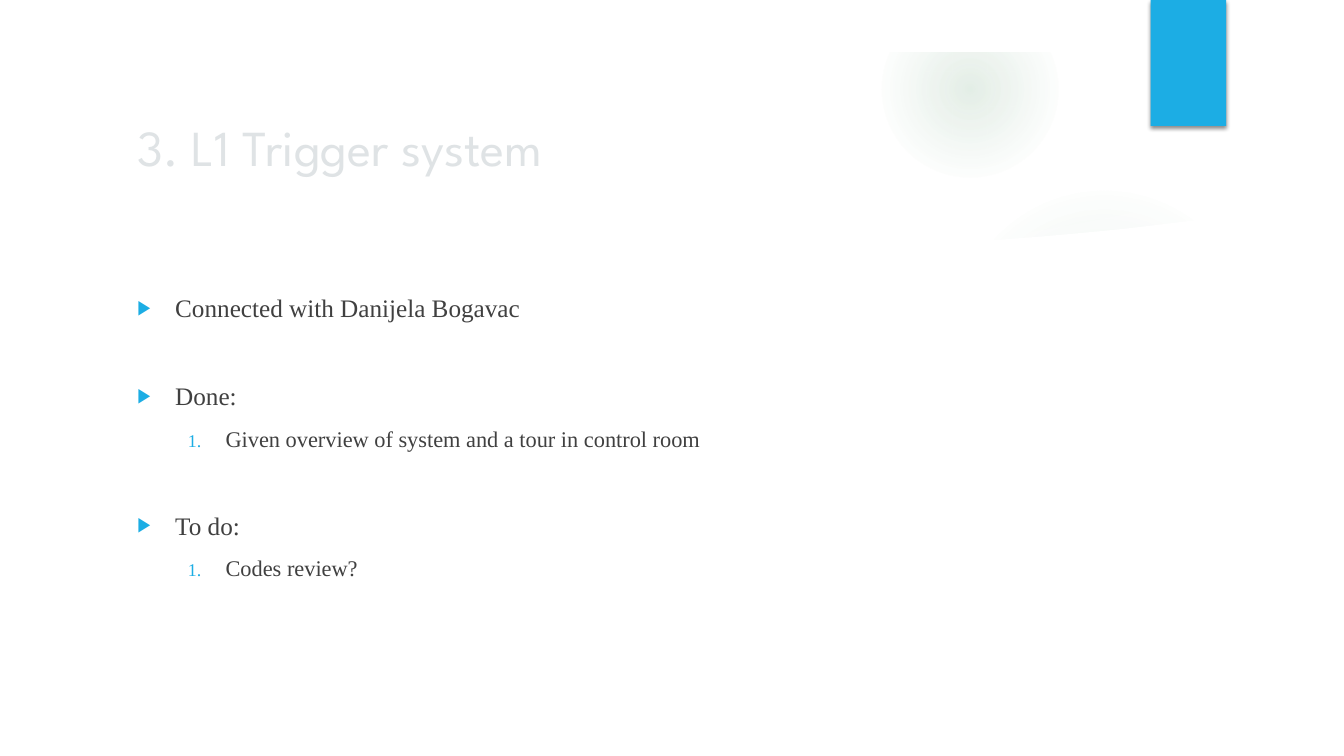
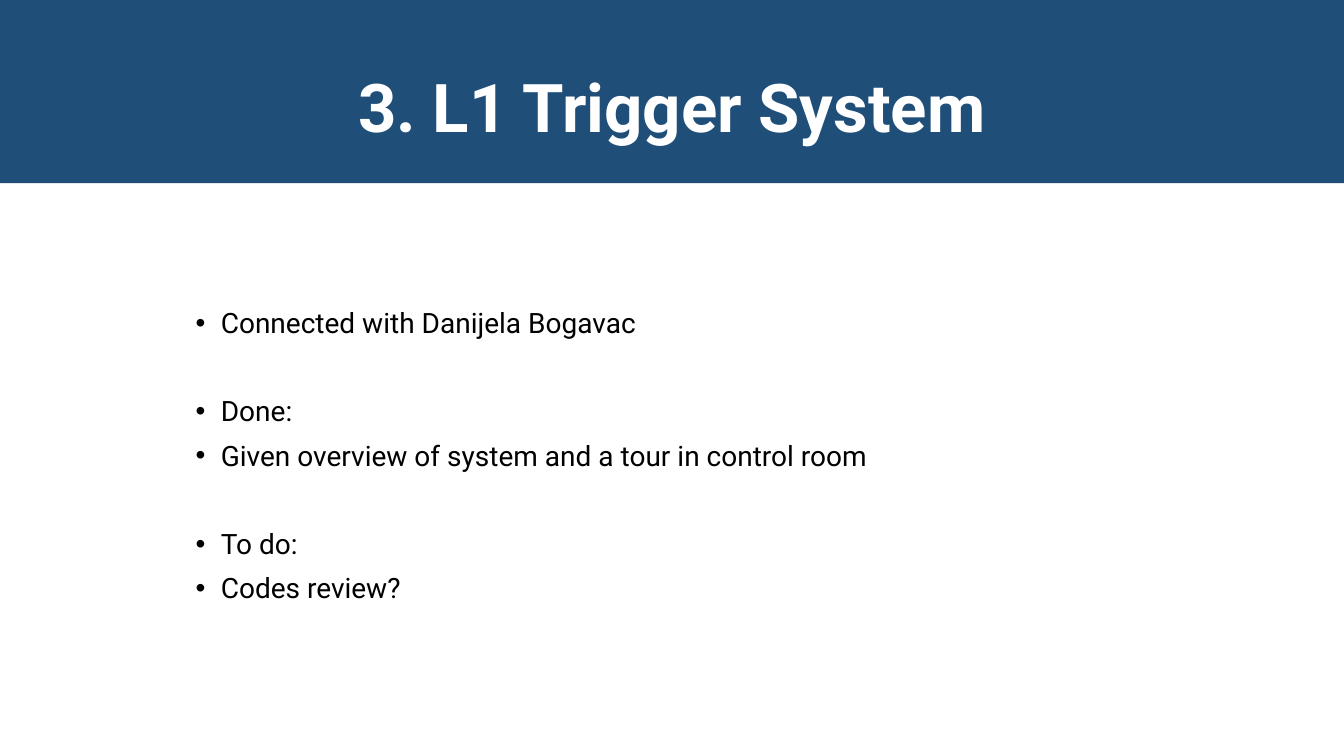
Before and after one commit to JackyMYL/Tile-CIS-group, a slide deck: slide 6 of Chicago Reports/08-15-2022_Jacky&Peter.pptx. Drawn at 1344x756 pixels with LibreOffice and Linux fonts; fonts in the diff are those of the drawing; background and template pictures are left out. Boxes give left, top, right and bottom in pixels: in the first picture for what was removed or moved away, otherwise in the second. Text is boxed around its words. In the diff, an @@ line names an element or a change of style, - is before the commit and + after.

Commit message:
Changed slide formatting

```diff
--- a/Chicago Reports/08-15-2022_Jacky&Peter.pptx
+++ b/Chicago Reports/08-15-2022_Jacky&Peter.pptx
@@ rectangle "3. L1 Trigger System" resized from (x1=399, y1=434, x2=461, y2=452) to (x1=0, y1=0, x2=1344, y2=184) @@
@@ rectangle "3. L1 Trigger System" at (x1=0, y1=0, x2=1344, y2=184): vertical alignment middle to top; fill none to #1F4E79 @@
@@ group removed at (x1=0, y1=0, x2=1344, y2=756): 4 ellipses, 3 freeform shapes @@
@@ rectangle removed at (x1=1150, y1=0, x2=1226, y2=126) @@
@@ text in rectangle at (x1=358, y1=82, x2=986, y2=147): text changed; size 36 to 48 pt; font League Spartan to Roboto; text colour #DFE3E5 to #FFFFFF; bold on @@
-3. L1 Trigger system
+3. L1 Trigger System
@@ text "Connected with Danijela Bogavac" moved from (x1=175, y1=299, x2=700, y2=576) to (x1=221, y1=312, x2=867, y2=599) @@
@@ text "Connected with Danijela Bogavac" at (x1=221, y1=312, x2=867, y2=599): size 18 to 20 pt in "Connected with Danijela Bogavac", "Done:", "To do:"; font Times New Roman to Roboto, text colour #404040 to #000000; size 16 to 20 pt in "Given overview of system and a tour ...", "Codes review?"; bullet ▶ to •; line spacing 1 to 0.9; bullet 1. to •; list level 2 to 1 in "Given overview of system and ..."; list level 2 to 1 in "Codes review?" @@
```
Also in this commit, not shown: 8 other slides changed, 4 slides added, 3 slides removed.
